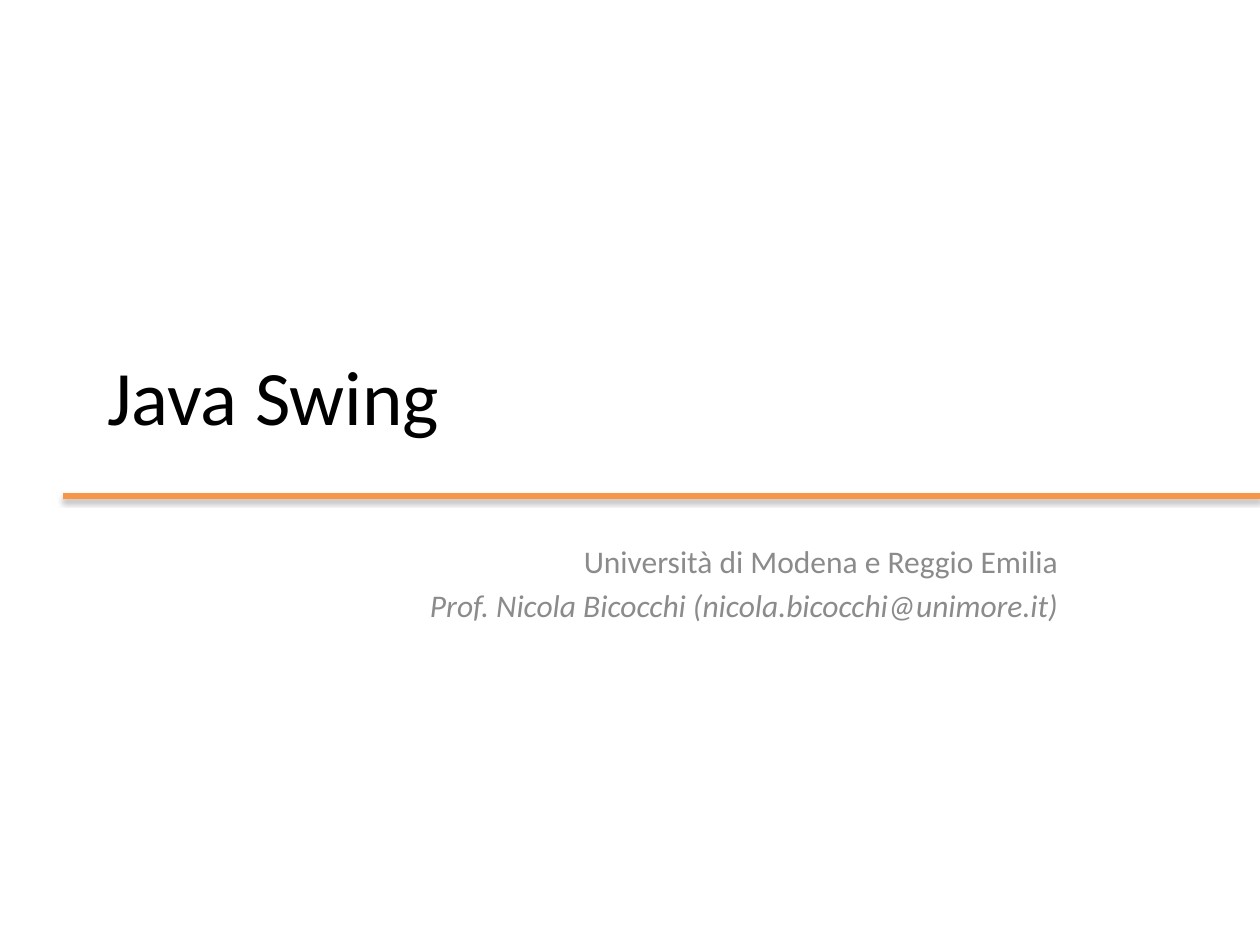
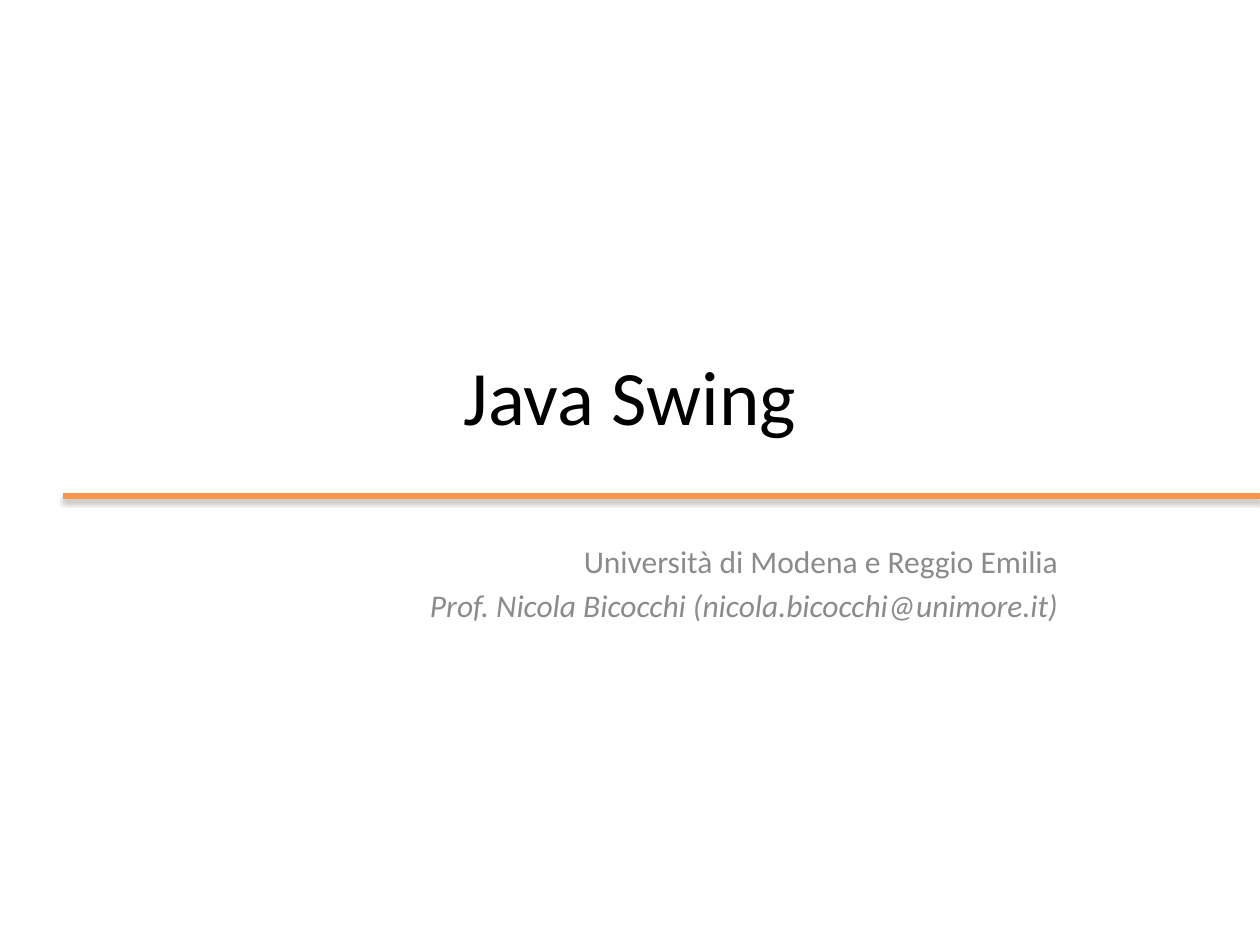
Before and after one commit to plctechnician/ooprogramming, a slide deck: slide 1 of java/slides/ppt/09 - Java Swing Framework.pptx. Drawn at 1260x945 pixels with LibreOffice and Linux fonts; fonts in the diff are those of the drawing; background and template pictures are left out. Boxes give left, top, right and bottom in pixels: in the first picture for what was removed or moved away, otherwise in the second. Text is boxed around its words. In the diff, an @@ line names an element or a change of style, - is before the commit and + after.

```diff
--- a/java/slides/ppt/09 - Java Swing Framework.pptx
+++ b/java/slides/ppt/09 - Java Swing Framework.pptx
@@ title "Java Swing" at (x1=464, y1=372, x2=796, y2=439): alignment left to centre @@
```
Also in this commit, not shown: 15 other files.
